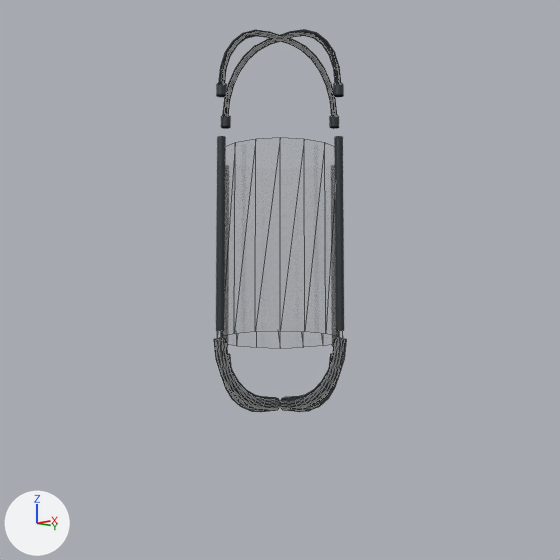
Two versions of the Blender file Beleuchtung/Lampen/blender/Fiete_I.blend, one commit apart.
Both versions are drawn from the file's camera 'Camera'. Lighting does not change. The marker at lower left points along +X, +Y and +Z. Mesh edges are drawn as thin lines on the coarser meshes.

Objects in the first picture: 'BezierCurve.003', 'BezierCurve.005', 'Cylinder.001', 'Glas'.
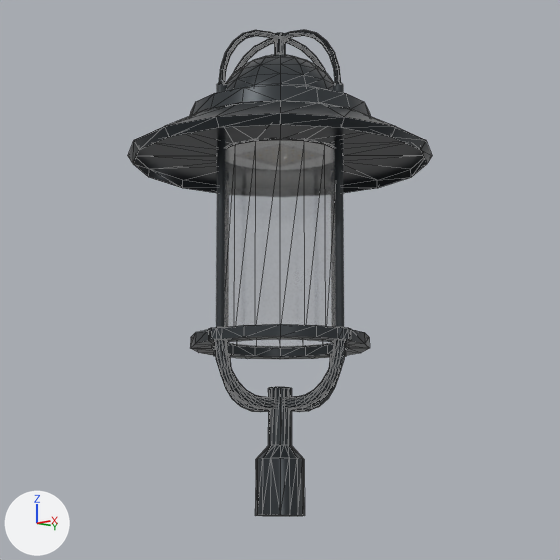
Where the change shows, as pixel boxes (x1, y1, x2, y2) in the pictures (560 x 560 px):
'BezierCurve.002', shown
    after: (128, 33, 432, 516)

Edits to the bpy script that builds the scene:
```text
Change ob_beziercurve_002:
    remove ob_beziercurve_002.hide_set(True)
```
